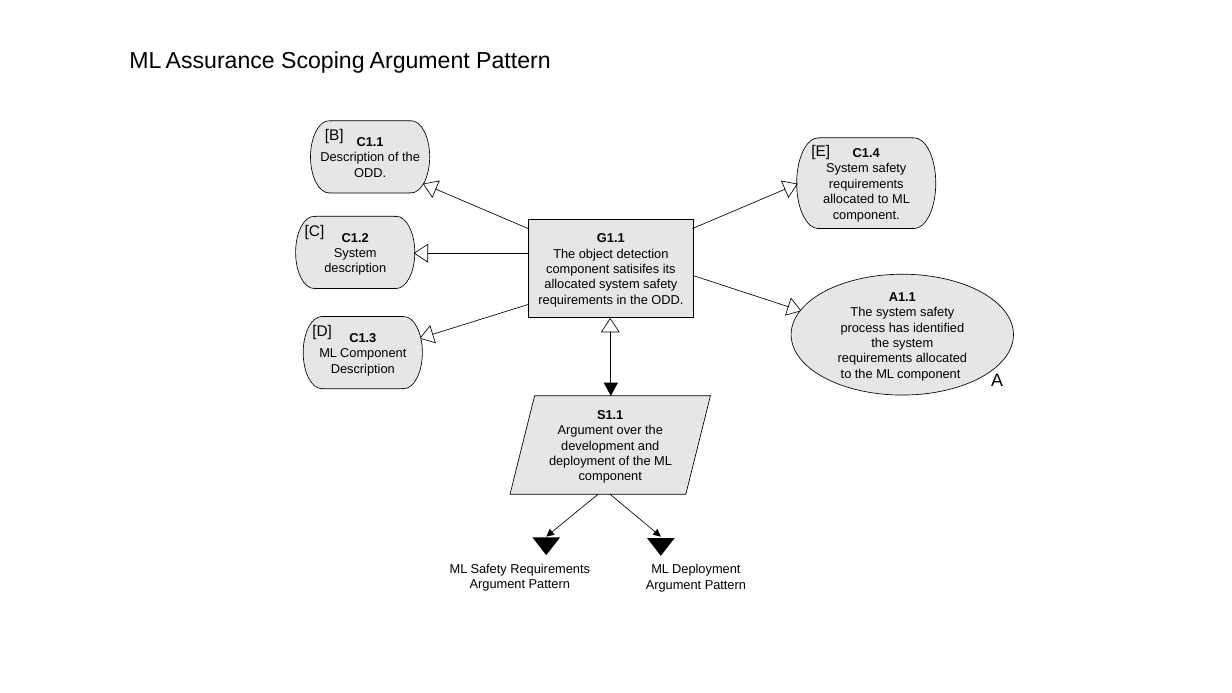
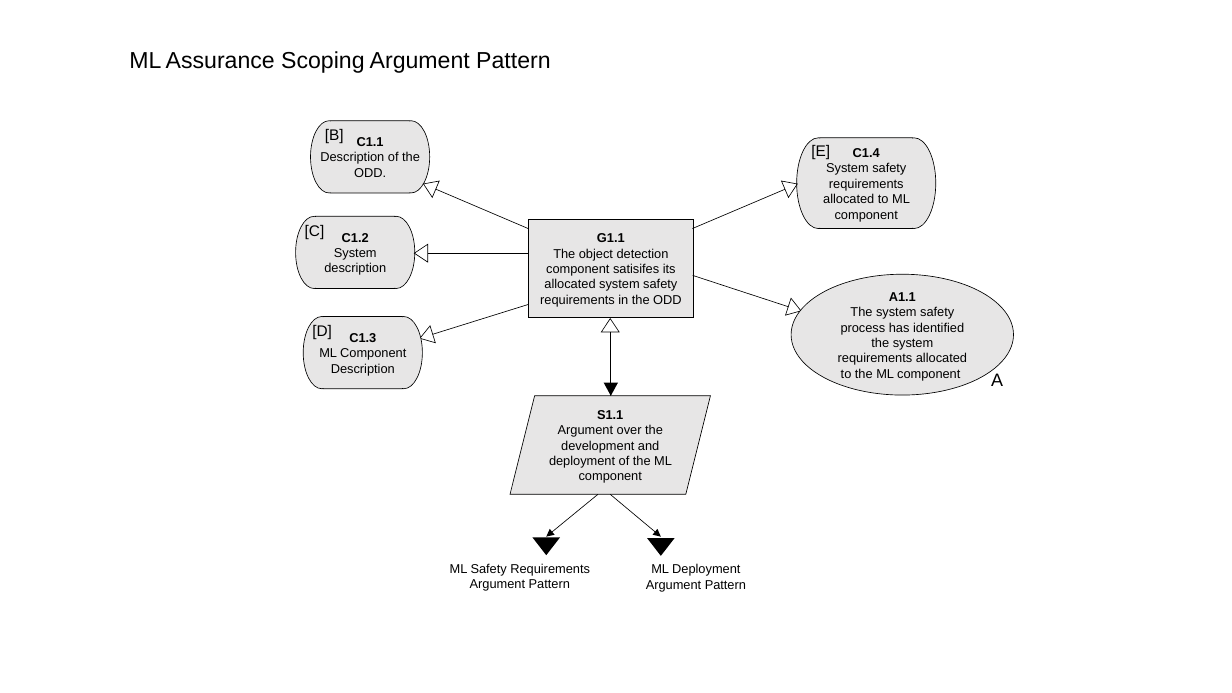
Before and after one commit to RI-SE/smirk, a slide deck: slide 3 of docs/figures/figures.pptx. Drawn at 1232x693 pixels with LibreOffice and Linux fonts; fonts in the diff are those of the drawing. Boxes give left, top, right and bottom in pixels: in the first picture for what was removed or moved away, otherwise in the second. Text is boxed around its words. In the diff, an @@ line names an element or a change of style, - is before the commit and + after.

```diff
--- a/docs/figures/figures.pptx
+++ b/docs/figures/figures.pptx
@@ text in freeform shape at [823,162,910,222]: text changed @@
-System safety requirements allocated to ML component.
+System safety requirements allocated to ML component
@@ text in rectangle at [540,248,681,307]: text changed @@
-The object detection component satisifes its allocated system safety requirements in the ODD.
+The object detection component satisifes its allocated system safety requirements in the ODD
```
Also in this commit, not shown: 1 other file.
